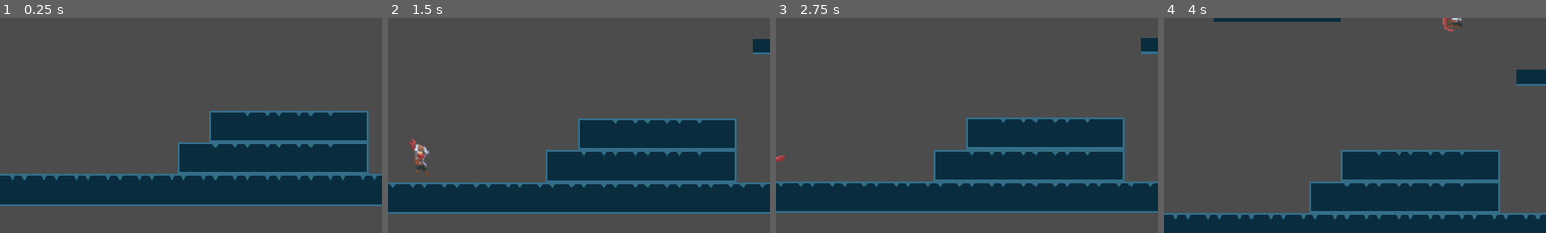
Above: before the commit, frames 1-4 (left to right).
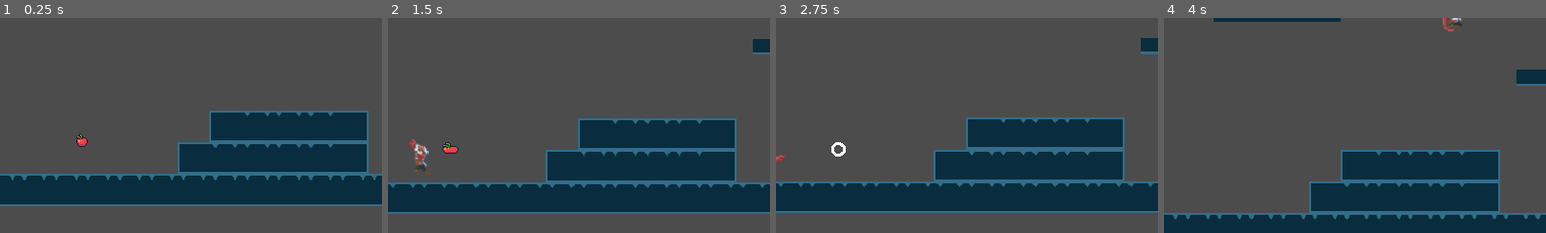
Above: after the commit, the same moments.

Repository: JoaoFAbrahan/GameJam_IFMS2021
Game: Godot game, scene res://Levels/Level_TESTE/SCENE_Level_TESTE.tscn
Two runs of this game, one before a commit and one after it. Both use one fixed random seed, a clock stepped at 60 frames per second and the inputs below.
Inputs (mouse positions are % of the whole screen's width and height, from its top left):
- Up to frame 1 (0.25 s): no input
- Up to frame 2 (1.5 s): move the mouse to (72, 45) at 0.52 s; press the mouse at (72, 45) at 0.53 s; hold D (PlayerMovement_RIGHT) from 0.53 s (still down); tap Space (PlayerAction_JUMP) at 0.77 s; move the mouse to (30, 55) at 1.27 s; release the mouse at (30, 55) at 1.28 s; tap S (PlayerAction_CROUCH) at 1.35 s
- Up to frame 3 (2.75 s): tap Space (PlayerAction_JUMP) at 1.52 s; move the mouse to (60, 28) at 2.02 s; release D (PlayerMovement_RIGHT) at 2.03 s; hold A (PlayerMovement_LEFT) from 2.03 s (still down); tap Shift (PlayerAction_DASH) at 2.1 s
- Up to frame 4 (4 s): move the mouse to (45, 70) at 2.77 s; release A (PlayerMovement_LEFT) at 2.78 s; hold D (PlayerMovement_RIGHT) from 2.78 s (still down); click (45, 70) at 2.85 s; tap Space (PlayerAction_JUMP) at 3.02, 3.77 s; move the mouse to (80, 65) at 3.52 s; tap S (PlayerAction_CROUCH) at 3.6 s
The pictures show only the part of the screen within x 15-65%, y 50-100%; the shares and areas given below are measured in that part.

The runs differ from the first frame. In frame 1, 0.1% of the frame differs, in the area x 20-23%, y 53-60%; in frame 2, 0.2%, in the area x 14-19%, y 57-64%; in frame 3, 0.1%; in frame 4, nothing differs.

Commit message:
adicionado item coletavel

Diff:
--- /dev/null
+++ b/Assets/Probs/Items/Life_Item/Code/CODE_Life_Item.gd
@@ -0,0 +1,8 @@
+extends Area2D
+
+func _on_Life_Item_body_entered(body):
+	$AnimationPlayer.play(("Collected"));
+
+func _on_AnimationPlayer_animation_finished(anim_name):
+	if anim_name == "Collected":
+		queue_free();
--- a/Assets/Probs/Items/Life_Item/SCENE_Life_Item.tscn
+++ b/Assets/Probs/Items/Life_Item/SCENE_Life_Item.tscn
@@ -1,20 +1,120 @@
-[gd_scene load_steps=4 format=2]
+[gd_scene load_steps=7 format=2]
+
+[ext_resource path="res://Assets/Probs/Items/Life_Item/Sprite Sheet/Collected.png" type="Texture" id=1]
+[ext_resource path="res://Assets/Probs/Items/Life_Item/Sprite Sheet/Apple.png" type="Texture" id=2]
+[ext_resource path="res://Assets/Probs/Items/Life_Item/Code/CODE_Life_Item.gd" type="Script" id=3]
 
 [sub_resource type="CircleShape2D" id=1]
+radius = 4.0
 
 [sub_resource type="Animation" id=2]
 resource_name = "Collected"
+length = 0.6
+tracks/0/type = "value"
+tracks/0/path = NodePath("Sprite:texture")
+tracks/0/interp = 1
+tracks/0/loop_wrap = true
+tracks/0/imported = false
+tracks/0/enabled = true
+tracks/0/keys = {
+"times": PoolRealArray( 0 ),
+"transitions": PoolRealArray( 1 ),
+"update": 1,
+"values": [ ExtResource( 1 ) ]
+}
+tracks/1/type = "value"
+tracks/1/path = NodePath("Sprite:hframes")
+tracks/1/interp = 1
+tracks/1/loop_wrap = true
+tracks/1/imported = false
+tracks/1/enabled = true
+tracks/1/keys = {
+"times": PoolRealArray( 0 ),
+"transitions": PoolRealArray( 1 ),
+"update": 1,
+"values": [ 6 ]
+}
+tracks/2/type = "value"
+tracks/2/path = NodePath("Sprite:frame")
+tracks/2/interp = 1
+tracks/2/loop_wrap = true
+tracks/2/imported = false
+tracks/2/enabled = true
+tracks/2/keys = {
+"times": PoolRealArray( 0, 0.1, 0.2, 0.3, 0.4, 0.5 ),
+"transitions": PoolRealArray( 1, 1, 1, 1, 1, 1 ),
+"update": 1,
+"values": [ 0, 1, 2, 3, 4, 5 ]
+}
 
 [sub_resource type="Animation" id=3]
 resource_name = "Motion"
+length = 1.6
+loop = true
+tracks/0/type = "value"
+tracks/0/path = NodePath("Sprite:texture")
+tracks/0/interp = 1
+tracks/0/loop_wrap = true
+tracks/0/imported = false
+tracks/0/enabled = true
+tracks/0/keys = {
+"times": PoolRealArray( 0 ),
+"transitions": PoolRealArray( 1 ),
+"update": 1,
+"values": [ ExtResource( 2 ) ]
+}
+tracks/1/type = "value"
+tracks/1/path = NodePath("Sprite:hframes")
+tracks/1/interp = 1
+tracks/1/loop_wrap = true
+tracks/1/imported = false
+tracks/1/enabled = true
+tracks/1/keys = {
+"times": PoolRealArray( 0 ),
+"transitions": PoolRealArray( 1 ),
+"update": 1,
+"values": [ 17 ]
+}
+tracks/2/type = "value"
+tracks/2/path = NodePath("Sprite:vframes")
+tracks/2/interp = 1
+tracks/2/loop_wrap = true
+tracks/2/imported = false
+tracks/2/enabled = true
+tracks/2/keys = {
+"times": PoolRealArray( 0 ),
+"transitions": PoolRealArray( 1 ),
+"update": 1,
+"values": [ 1 ]
+}
+tracks/3/type = "value"
+tracks/3/path = NodePath("Sprite:frame")
+tracks/3/interp = 1
+tracks/3/loop_wrap = true
+tracks/3/imported = false
+tracks/3/enabled = true
+tracks/3/keys = {
+"times": PoolRealArray( 0, 0.1, 0.2, 0.3, 0.4, 0.5, 0.6, 0.7, 0.8, 0.9, 1, 1.1, 1.2, 1.3, 1.4, 1.5, 1.6 ),
+"transitions": PoolRealArray( 1, 1, 1, 1, 1, 1, 1, 1, 1, 1, 1, 1, 1, 1, 1, 1, 1 ),
+"update": 1,
+"values": [ 0, 1, 2, 3, 4, 5, 6, 7, 8, 9, 10, 11, 12, 13, 14, 15, 16 ]
+}
 
 [node name="Life_Item" type="Area2D"]
+collision_layer = 16
+script = ExtResource( 3 )
 
 [node name="Sprite" type="Sprite" parent="."]
+texture = ExtResource( 1 )
+hframes = 6
 
 [node name="CollisionShape2D" type="CollisionShape2D" parent="."]
 shape = SubResource( 1 )
 
 [node name="AnimationPlayer" type="AnimationPlayer" parent="."]
+autoplay = "Motion"
 anims/Collected = SubResource( 2 )
 anims/Motion = SubResource( 3 )
+
+[connection signal="body_entered" from="." to="." method="_on_Life_Item_body_entered"]
+[connection signal="animation_finished" from="AnimationPlayer" to="." method="_on_AnimationPlayer_animation_finished"]
--- a/Characters/Player/SCENE_Player.tscn
+++ b/Characters/Player/SCENE_Player.tscn
@@ -347,7 +347,6 @@
 texture = ExtResource( 1 )
 hframes = 7
 vframes = 15
-frame = 23
 
 [node name="Hit_Area" type="Area2D" parent="Sprite"]
 position = Vector2( 1.86265e-07, 0 )
--- a/Levels/Level_TESTE/SCENE_Level_TESTE.tscn
+++ b/Levels/Level_TESTE/SCENE_Level_TESTE.tscn
@@ -1,8 +1,9 @@
-[gd_scene load_steps=15 format=2]
+[gd_scene load_steps=16 format=2]
 
 [ext_resource path="res://Characters/Player/SCENE_Player.tscn" type="PackedScene" id=1]
 [ext_resource path="res://Levels/Level_TESTE/Tilesets/TileSet 32x32.tres" type="TileSet" id=2]
 [ext_resource path="res://Levels/Level_TESTE/Sprite Tilesets/Tileset_TESTE(32x32).png" type="Texture" id=3]
+[ext_resource path="res://Assets/Probs/Items/Life_Item/SCENE_Life_Item.tscn" type="PackedScene" id=4]
 
 [sub_resource type="ConvexPolygonShape2D" id=1]
 points = PoolVector2Array( 0, 0, 16, 0, 16, 16, 0, 16 )
@@ -270,6 +271,9 @@
 
 [node name="Upgrades" type="Node" parent="World Components/Main Layer"]
 
+[node name="Life_Item" parent="World Components/Main Layer/Upgrades" instance=ExtResource( 4 )]
+position = Vector2( 96, -64 )
+
 [node name="Enemies" type="Node" parent="World Components/Main Layer"]
 
 [node name="Player" parent="World Components/Main Layer" instance=ExtResource( 1 )]
--- a/project.godot
+++ b/project.godot
@@ -38,29 +38,6 @@
 window/size/test_height=1080
 window/stretch/mode="2d"
 window/stretch/aspect="keep"
-
-[importer_defaults]
-
-texture={
-"compress/bptc_ldr": 0,
-"compress/hdr_mode": 0,
-"compress/lossy_quality": 0.7,
-"compress/mode": 0,
-"compress/normal_map": 0,
-"detect_3d": false,
-"flags/anisotropic": false,
-"flags/filter": false,
-"flags/mipmaps": false,
-"flags/repeat": 0,
-"flags/srgb": 2,
-"process/HDR_as_SRGB": false,
-"process/fix_alpha_border": true,
-"process/invert_color": false,
-"process/premult_alpha": false,
-"size_limit": 0,
-"stream": false,
-"svg/scale": 1.0
-}
 
 [input]
 
@@ -157,9 +134,9 @@
 2d_physics/layer_2="Enemies"
 2d_render/layer_3="Traps"
 2d_physics/layer_3="Traps"
-2d_render/layer_4="Upgrades"
+2d_render/layer_4="World"
 2d_physics/layer_4="World"
-2d_render/layer_5="World"
+2d_render/layer_5="Upgrades"
 
 [physics]
 
Binary file added: Assets/Probs/Items/Life_Item/Sprite Sheet/Apple.png
Not shown, added: Assets/Probs/Items/Life_Item/Sprite Sheet/Apple.png.import
Binary file added: Assets/Probs/Items/Life_Item/Sprite Sheet/Collected.png
Not shown, added: Assets/Probs/Items/Life_Item/Sprite Sheet/Collected.png.import
